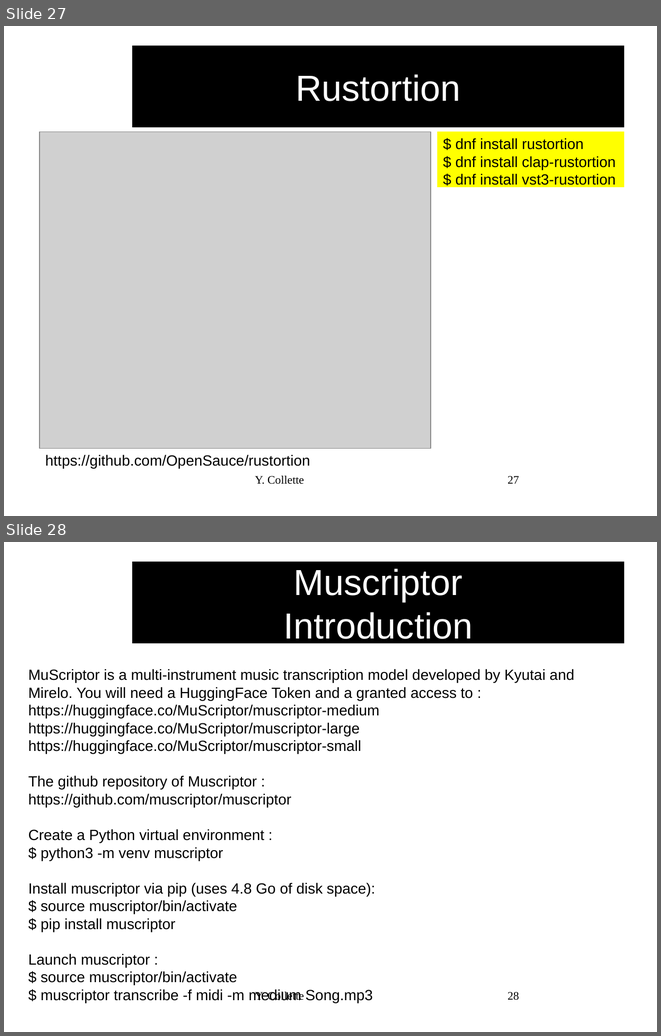
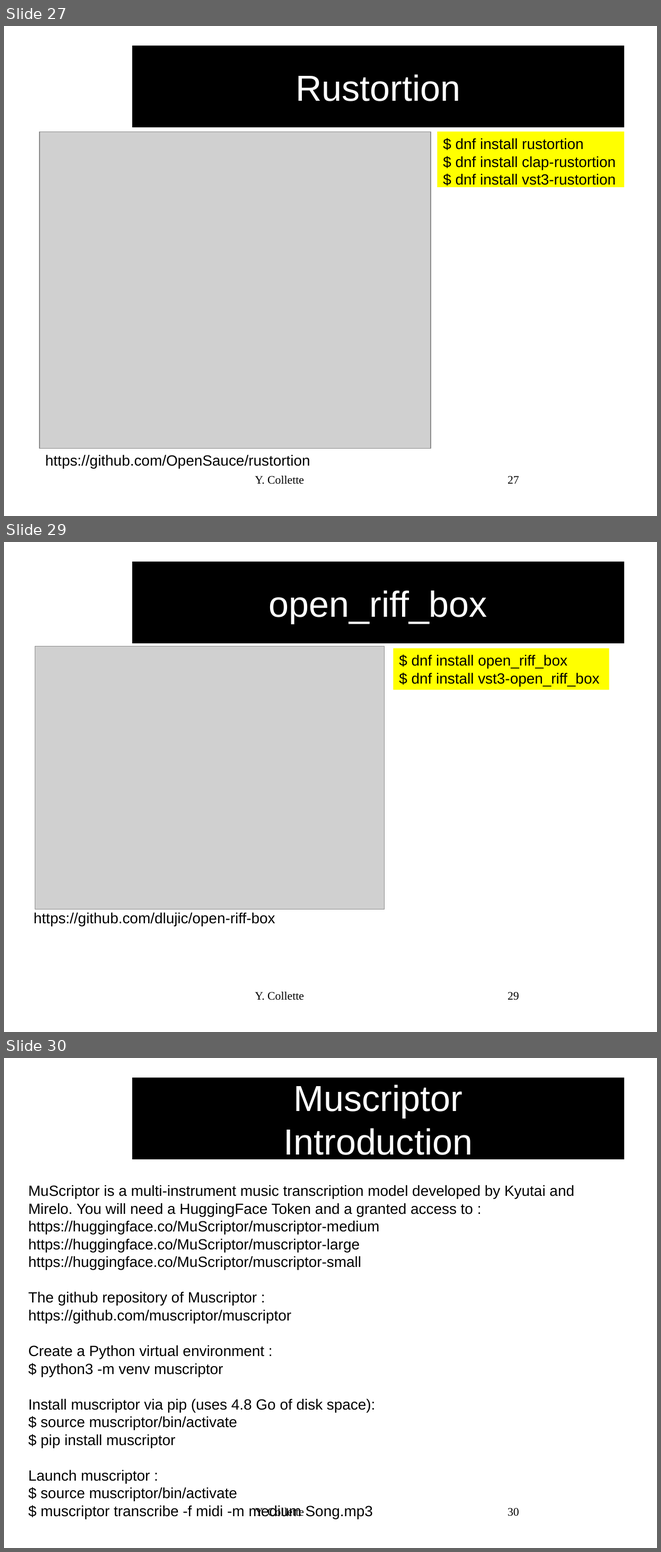
Before and after one commit to audinux/audinux.github.io, a slide deck: workshop/audio/Guitarix.odp. Shown one above the other, each under a label of ours: slides 27 and 28 before the commit, slides 27, 29 and 30 after it; the slides between them are not shown. The pictures are 661x1036 and 661x1552 pixels, drawn with LibreOffice and Linux fonts; fonts in the diff are those of the drawing; grey boxes stand for pictures; background and template pictures are left out. Boxes give left, top, right and bottom in pixels: in the first picture for what was removed or moved away, otherwise in the second. Text is boxed around its words. In the diff, an @@ line names an element or a change of style, - is before the commit and + after.

```diff
--- a/workshop/audio/Guitarix.odp
+++ b/workshop/audio/Guitarix.odp
@@ slide 29 added at (x1=4, y1=542, x2=657, y2=1032), background #FFFFFF @@
@@ title added at (x1=133, y1=562, x2=625, y2=643), fill #000000, 44 pt, text #FFFFFF @@
+open_riff_box
@@ picture added at (x1=35, y1=646, x2=385, y2=909) @@
@@ rectangle added at (x1=394, y1=648, x2=610, y2=689), fill #FFFF00, 18 pt, text #000000 @@
+$ dnf install open_riff_box
+$ dnf install vst3-open_riff_box
@@ text added at (x1=34, y1=912, x2=275, y2=926), 18 pt, text #000000 @@
+https://github.com/dlujic/open-riff-box
@@ text added at (x1=255, y1=991, x2=304, y2=1000), 14 pt, text #000000 @@
+Y. Collette
@@ page number added at (x1=508, y1=991, x2=519, y2=1000), 14 pt, text #000000 @@
+29
@@ what was slide 28 is now slide 30 @@
@@ page number at (x1=508, y1=1507, x2=519, y2=1516): text changed @@
-28
+30
```
Also in this commit, not shown: 1 other slide added, 1 other file.
